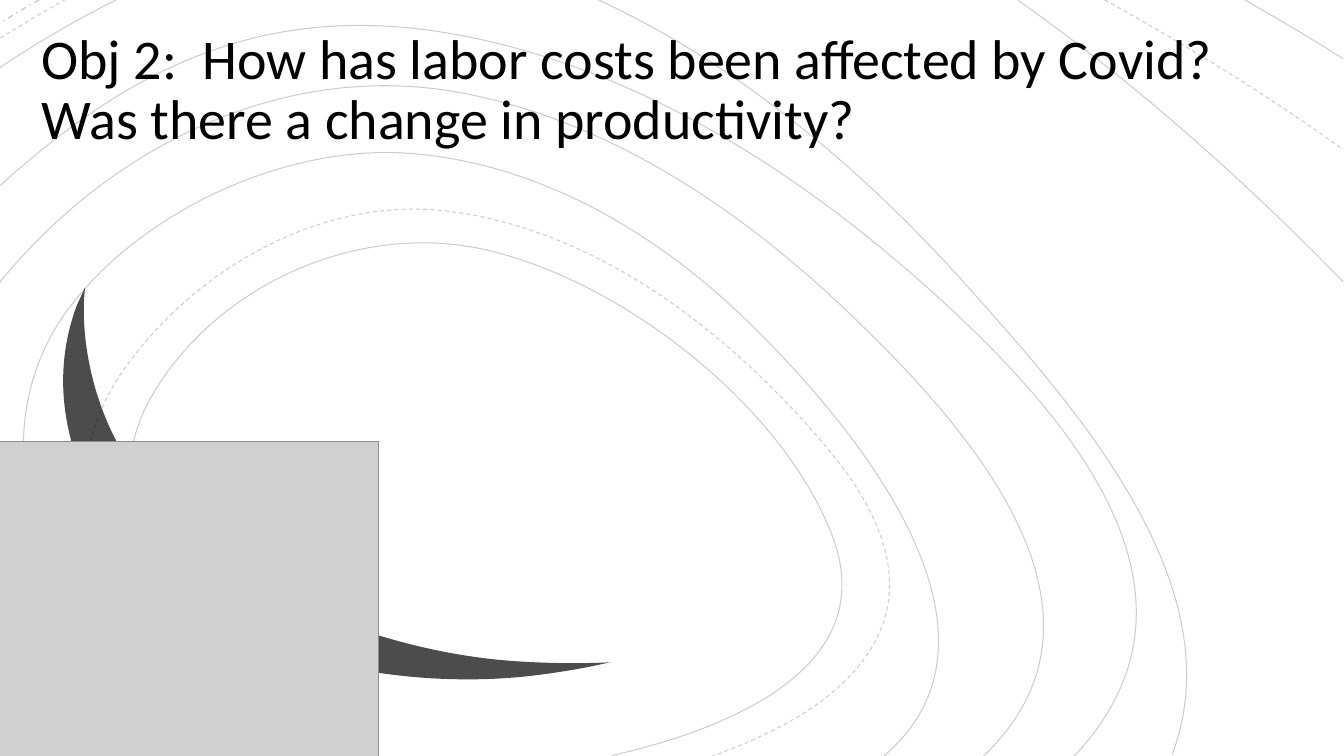
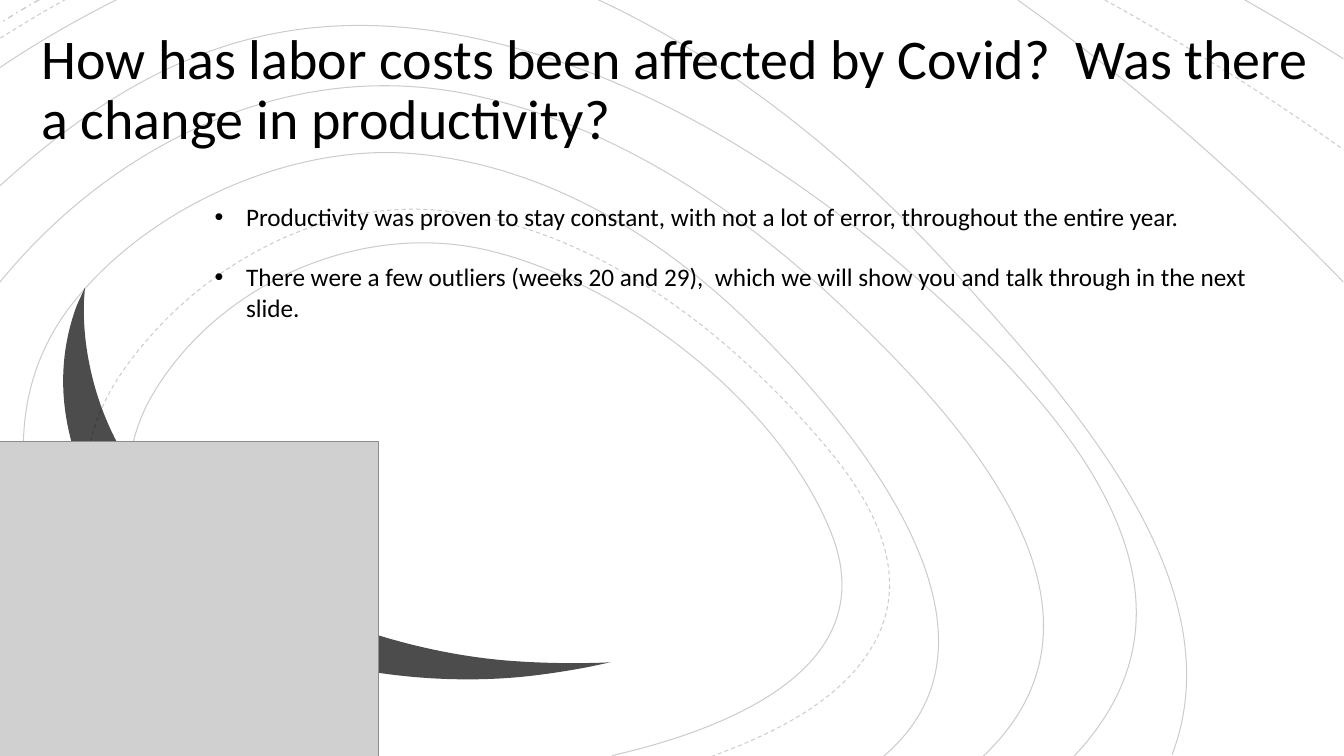
Before and after one commit to East-Coast-Collaboration/Final-Project, a slide deck: slide 10 of Presentation.pptx. Drawn at 1344x756 pixels with LibreOffice and Linux fonts; fonts in the diff are those of the drawing; grey boxes stand for pictures. Boxes give left, top, right and bottom in pixels: in the first picture for what was removed or moved away, otherwise in the second. Text is boxed around its words. In the diff, an @@ line names an element or a change of style, - is before the commit and + after.

```diff
--- a/Presentation.pptx
+++ b/Presentation.pptx
@@ title at [42, 32, 1307, 153]: text changed @@
-Obj 2: How has labor costs been affected by Covid? Was there a change in productivity?
+How has labor costs been affected by Covid? Was there a change in productivity?
@@ text added at [246, 205, 1246, 318], 18 pt, text #000000 @@
+• Productivity was proven to stay constant, with not a lot of error, throughout the entire year.
+• There were a few outliers (weeks 20 and 29), which we will show you and talk through in the next slide.
```
Also in this commit, not shown: 3 other slides changed, 1 slide added, 1 slide removed, 1 other file.
